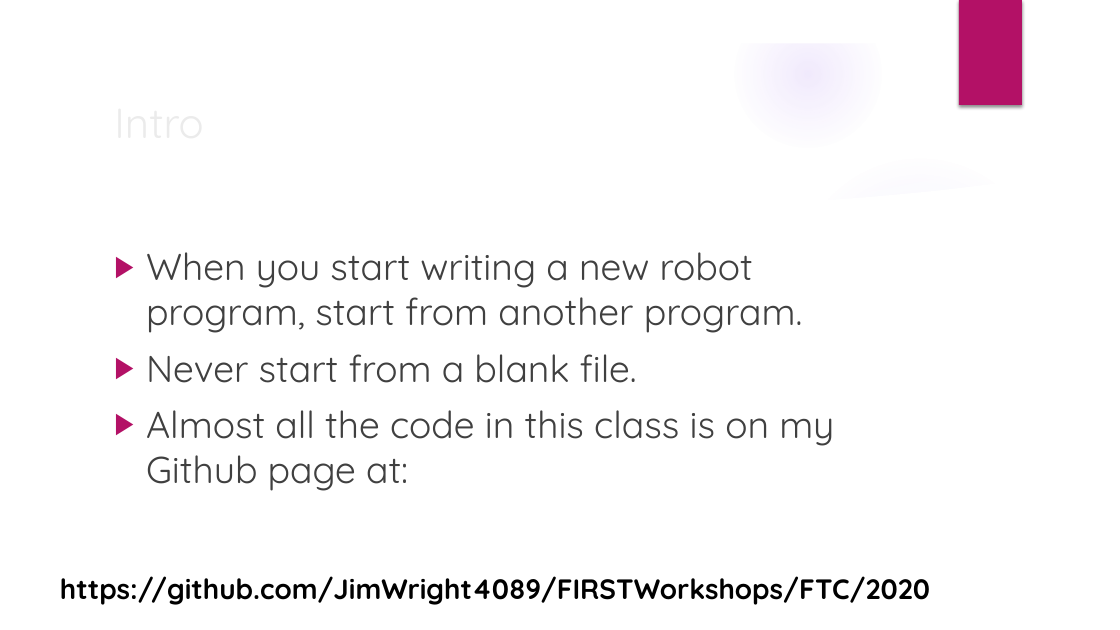
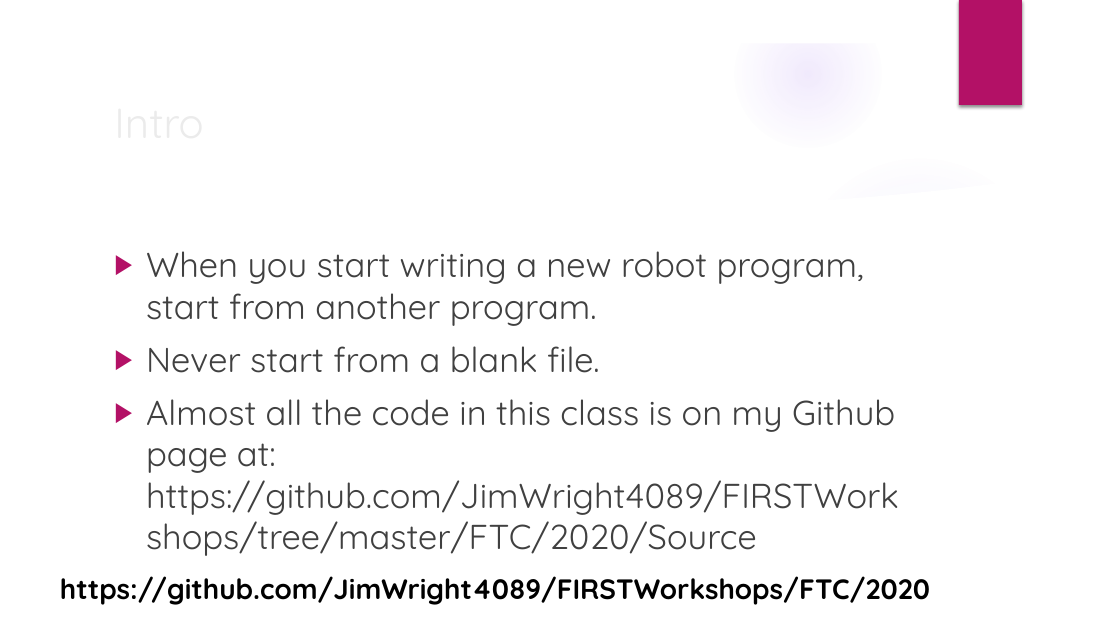
Before and after one commit to JimWright4089/FIRSTWorkshops, a slide deck: slide 4 of FTC/2020/All About Auto.pptx (slide 3 before the commit). Drawn at 1120x630 pixels with LibreOffice and Linux fonts; fonts in the diff are those of the drawing; background and template pictures are left out. Boxes give left, top, right and bottom in pixels: in the first picture for what was removed or moved away, otherwise in the second. Text is boxed around its words. In the diff, an @@ line names an element or a change of style, - is before the commit and + after.

Commit message:
Update the powerpoint

```diff
--- a/FTC/2020/All About Auto.pptx
+++ b/FTC/2020/All About Auto.pptx
@@ text at (x1=146, y1=251, x2=864, y2=373): size 32 to 29.6 pt in "When you start writing a new robot ...", "Never start from a blank file." @@
@@ text at (x1=146, y1=399, x2=899, y2=556): text changed; size 32 to 29.6 pt @@
-▶ Almost all the code in this class is on my Github page at:
+▶ Almost all the code in this class is on my Github page at: https://github.com/JimWright4089/FIRSTWorkshops/tree/master/FTC/2020/Source
```
Also in this commit, not shown: 1 other slide changed, 15 slides added.
